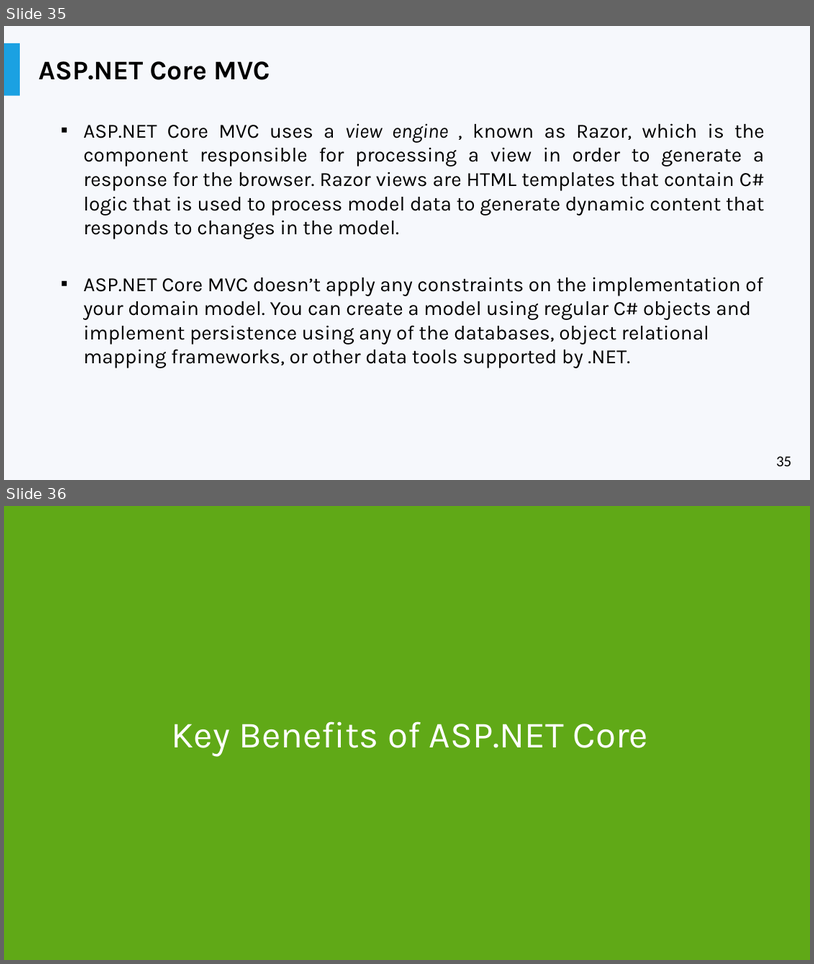
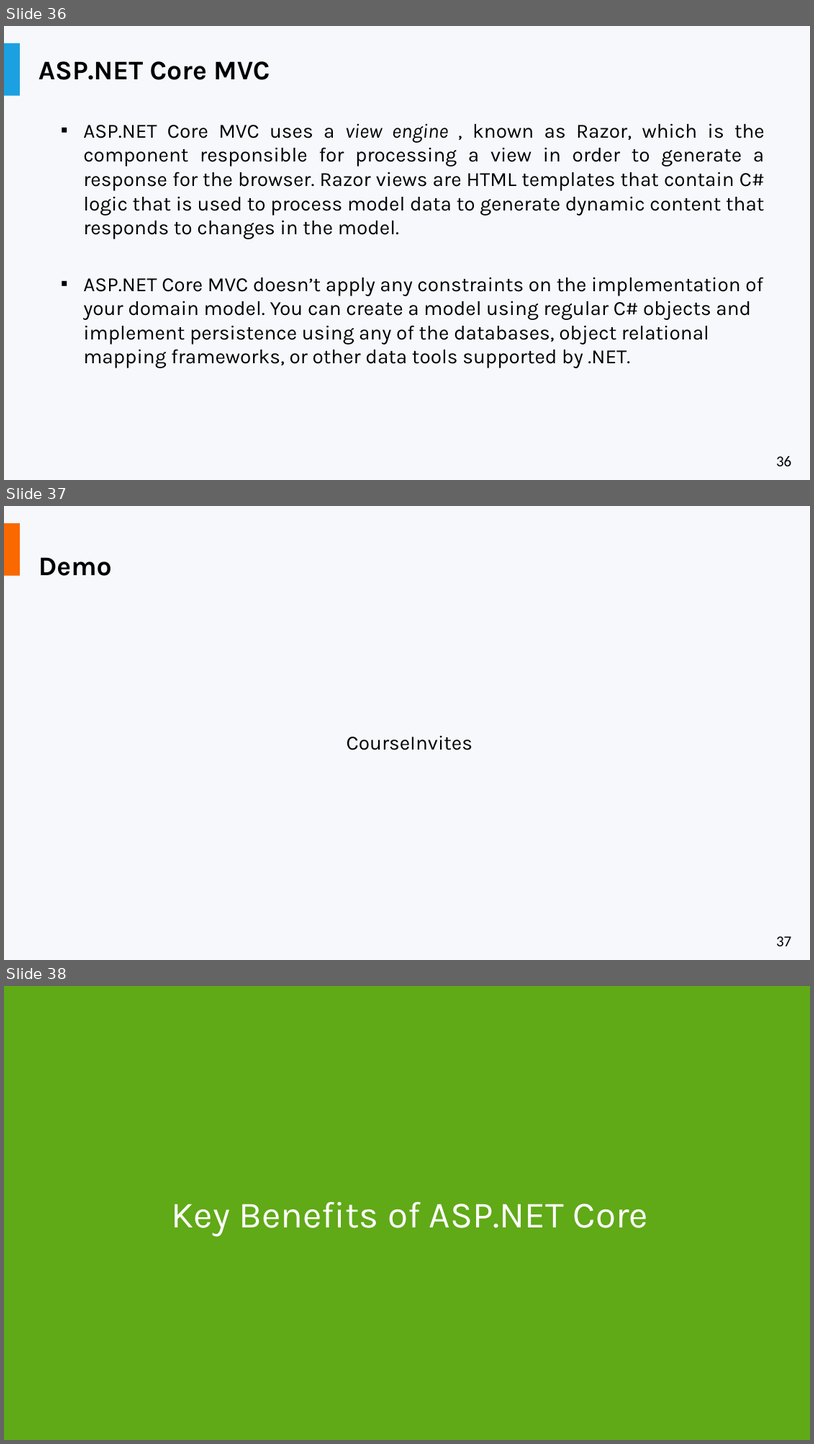
Before and after one commit to liviucotfas/ase-web-and-cloud-applications-security, a slide deck: Presentation ASPNET MVC Core - Part I.pptx. Shown one above the other, each under a label of ours: slides 35 and 36 before the commit, slides 36, 37 and 38 after it. The pictures are 814x964 and 814x1444 pixels, drawn with LibreOffice and Linux fonts; fonts in the diff are those of the drawing; background and template pictures are left out. Boxes give left, top, right and bottom in pixels: in the first picture for what was removed or moved away, otherwise in the second. Text is boxed around its words. In the diff, an @@ line names an element or a change of style, - is before the commit and + after.

```diff
--- a/Presentation ASPNET MVC Core - Part I.pptx
+++ b/Presentation ASPNET MVC Core - Part I.pptx
@@ slide 37 added at box(4, 506, 810, 960), background #F6F8FC; not listed: 1 template element that a slide beside it also shows @@
@@ rectangle added at box(4, 523, 20, 576), fill #FA6800 @@
@@ text added at box(39, 557, 112, 576), 32 pt, text #000000, bold @@
+Demo
@@ text added at box(347, 736, 473, 750), 24 pt, text #000000 @@
+CourseInvites
@@ what was slide 35 is now slide 36 @@
@@ page number at box(777, 455, 792, 466): text changed @@
-35
+36
@@ what was slide 36 is now slide 38 @@
```
Also in this commit, not shown: 1 other slide added, 2 slides removed.
